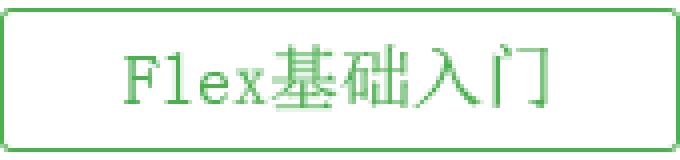
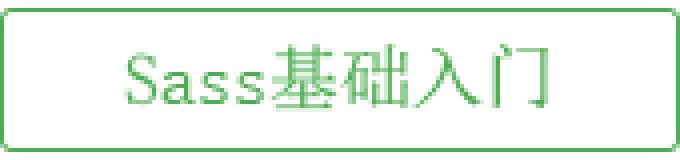
Before/after of a w=680, h=160 layered artwork. What changed in the layer stack:
renamed "Flex基础入门" to "Sass基础入门", painted on it over [124,52,268,108]
